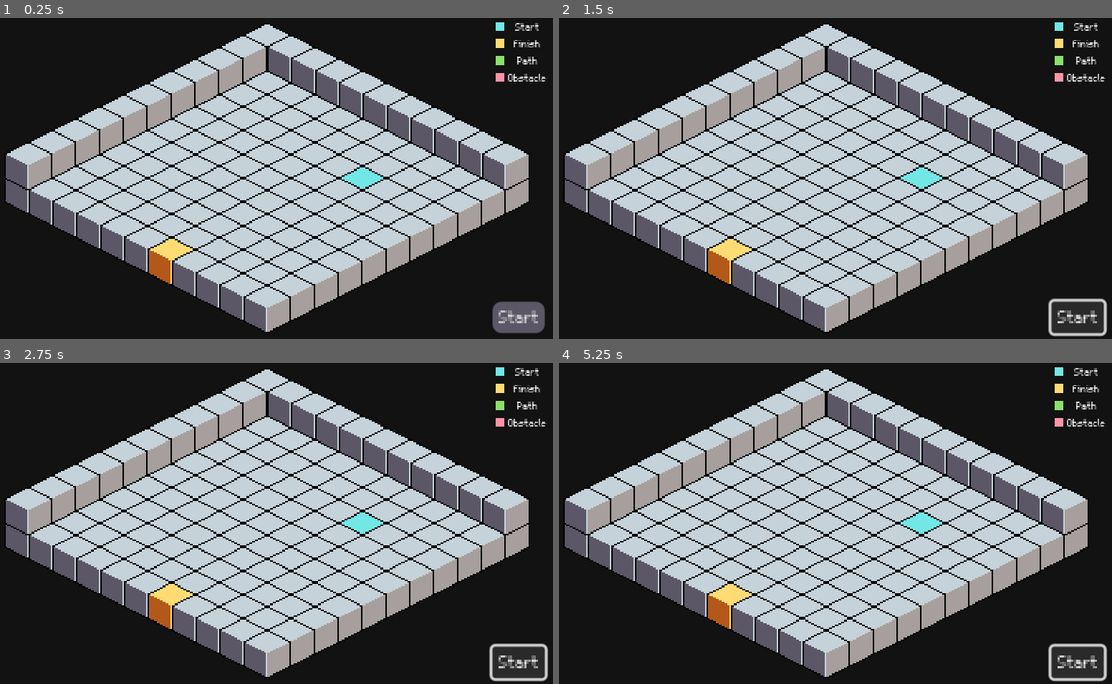
Above: before the commit, frames 1-4 (two rows, left to right).
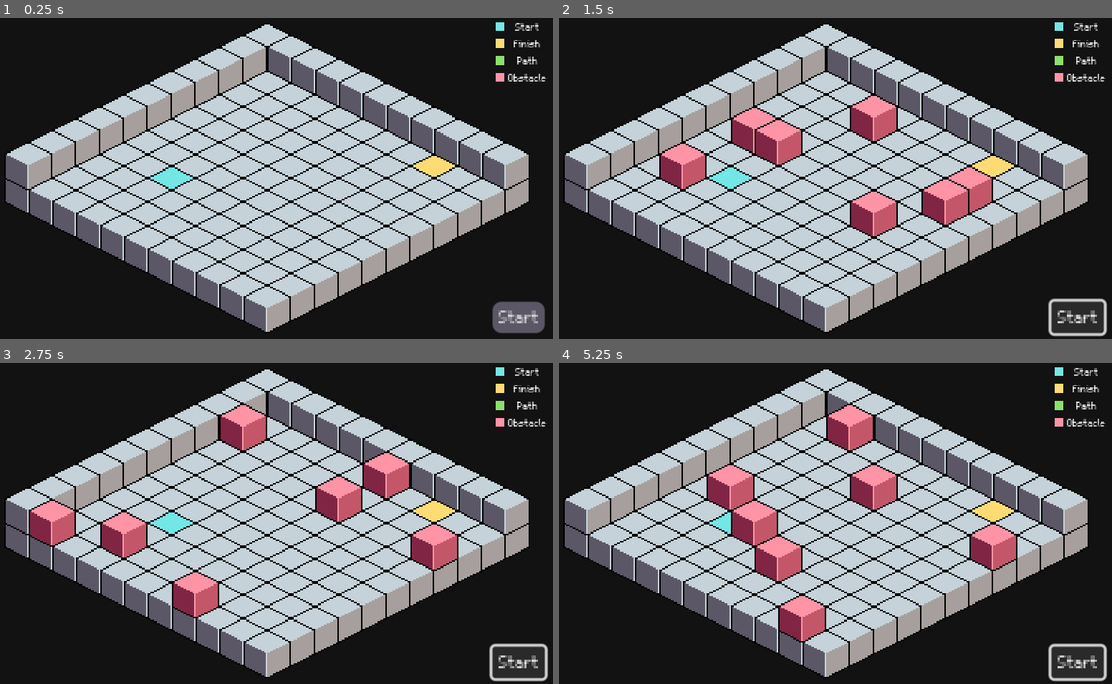
Above: after the commit, the same moments.

Repository: COMP359/Godot-Grassfire-Simulator
Game: Godot game, scene res://scenes/main.tscn
Same seed, same stepped clock (60 frames per second), same inputs: the game is played once before the commit and once after it.
Inputs:
- Up to frame 1 (0.25 s): no input
- Up to frame 2 (1.5 s): click "Start" at 0.5 s; click "Start" at 1.25 s
- Up to frame 3 (2.75 s): click "Start" at 2 s
- Up to frame 4 (5.25 s): tap Enter at 2.75, 4.25 s; tap Space at 3.5, 5 s

The runs differ from the first frame. In frame 1, 1.4% of the frame differs, in the area x 26-83%, y 42-83%; in frame 2, 7.2%; in frame 3, 7.9%, in the area x 5-83%, y 12-83%; in frame 4, 7.8%.

Commit message:
Obstacles placement working

Diff:
--- a/scenes/main.gd
+++ b/scenes/main.gd
@@ -5,13 +5,16 @@
 var grid = []
 var grid_width = 10
 var grid_height = 10
+var obstacle_coords = []
 
 @export_range(0, 9) var start_position_x = 0
 @export_range(-9, 0) var start_position_y = 0
 @export_range(0, 9) var finish_position_x = 9
 @export_range(-9, 0) var finish_position_y = -9
-@export_range(0, 80, 5) var percentage_obstacles: float
+@export_range(5, 20, 1.5) var percentage_obstacles: float = 10
 
+var obstacle_cube = Vector2i(1,0)
+var path_cube = Vector2i(2,0)
 var start_cube = Vector2i(3,0)
 var finish_cube = Vector2i(4,0)
 
@@ -35,7 +38,25 @@
 	grid[finish_position_x][finish_position_y] = -2
 
 func _on_start_pressed():
+	clear_grid()
 	create_obstacles()
 
 func create_obstacles():
-	pass
+	var numberOfObstacles = int(percentage_obstacles + 0.5)
+	var obstaclesPlaced = 0
+
+	while obstaclesPlaced < numberOfObstacles:
+		var randomX = randi_range(0, 9)
+		var randomY = randi_range(-9, 0)
+
+		if grid[randomX][randomY] == 0:
+			grid[randomX][randomY] = -3
+			tilemap.set_cell(1, Vector2i(randomX - 1, randomY - 1), 0, obstacle_cube)
+			obstacle_coords.append(Vector2i(randomX - 1, randomY - 1))
+			obstaclesPlaced += 1
+
+func clear_grid():
+	for coord in obstacle_coords:
+		grid[coord.x + 1][coord.y + 1] = 0
+		tilemap.set_cell(1, coord, -1)
+	obstacle_coords.clear()
--- a/scenes/main.tscn
+++ b/scenes/main.tscn
@@ -66,10 +66,10 @@
 
 [node name="main" type="Node2D"]
 script = ExtResource("1_joo28")
-start_position_x = 6
-start_position_y = -7
-finish_position_x = 5
-finish_position_y = 0
+start_position_x = 2
+start_position_y = -3
+finish_position_x = 7
+percentage_obstacles = 6.5
 
 [node name="grid" type="TileMap" parent="."]
 y_sort_enabled = true
